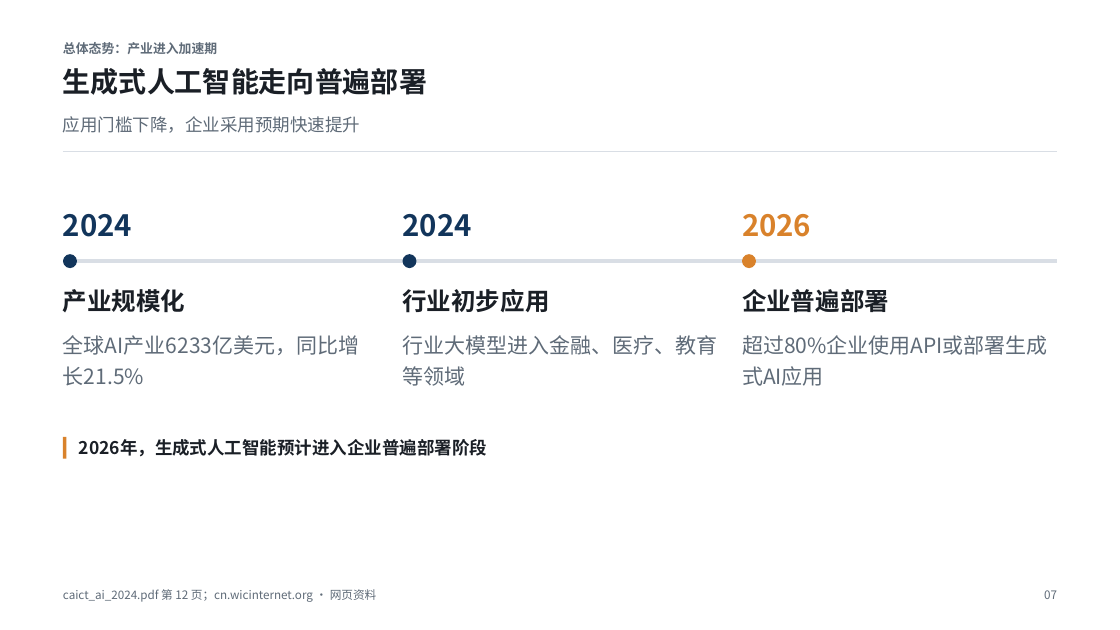
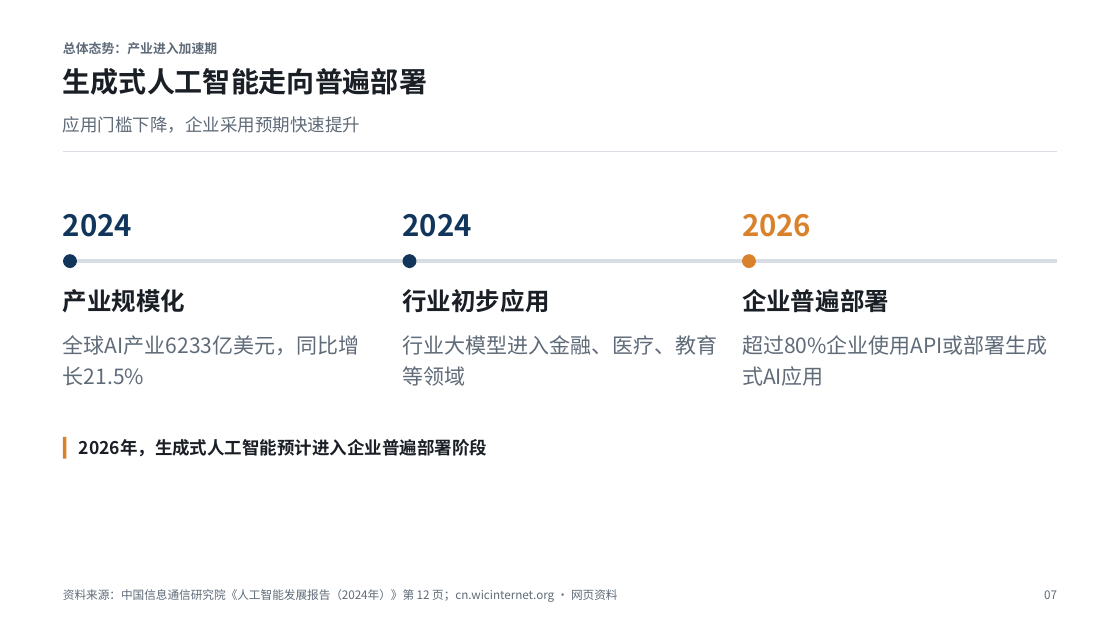
Before and after one commit to Liyilin66/ppt-agent, a slide deck: slide 7 of examples/caict-2024-sample.pptx. Drawn at 1120x630 pixels with LibreOffice and Linux fonts; fonts in the diff are those of the drawing. Boxes give left, top, right and bottom in pixels: in the first picture for what was removed or moved away, otherwise in the second. Text is boxed around its words. In the diff, an @@ line names an element or a change of style, - is before the commit and + after.

Commit message:
Show citations as report names instead of raw filenames
Footers named the uploaded file ("caict_ai_2024.pdf 第 7-13 页"), card
citations scaled up with sparse body text in accent blue, and the same page
was repeated on every card. On a management deck that reads as machine output.

Display only changes; validation still matches the uploaded filenames.
- Report names come from the document itself (PDF cover lines, DOCX title,
  Markdown heading); a cleaned filename stem is shown when nothing is found.
- Footer: "资料来源：issuer《title》第 7–13 页", one mention per report with its
  pages merged; it shortens in steps (issuer, then web titles, then sites
  only) against a measured one-line width instead of clipping mid-title.
- Card refs show only the page when the footer already names the report, use
  a fixed small muted caption, and are dropped when every card cites the
  same page.

The README sample was re-typeset from its cached content with no model or
search calls; its degraded pages are unchanged (3, 5, 18, 19).

Tested: uv run pytest (1699 passed); PowerPoint export of the sample and of
the MCP validation deck, longest footers checked on one line.

```diff
--- a/examples/caict-2024-sample.pptx
+++ b/examples/caict-2024-sample.pptx
@@ text at [63,589,618,602]: text changed @@
-caict_ai_2024.pdf 第 12 页；cn.wicinternet.org · 网页资料
+资料来源：中国信息通信研究院《人工智能发展报告（2024年）》第 12 页；cn.wicinternet.org · 网页资料
```
Also in this commit, not shown: 16 other slides changed, 8 other files.
